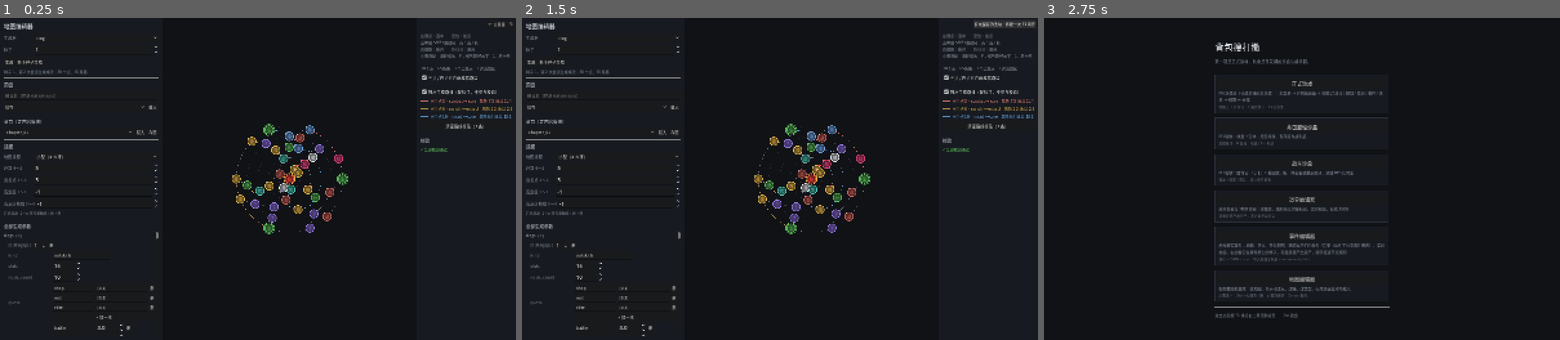
Above: before the commit, frames 1-3 (left to right).
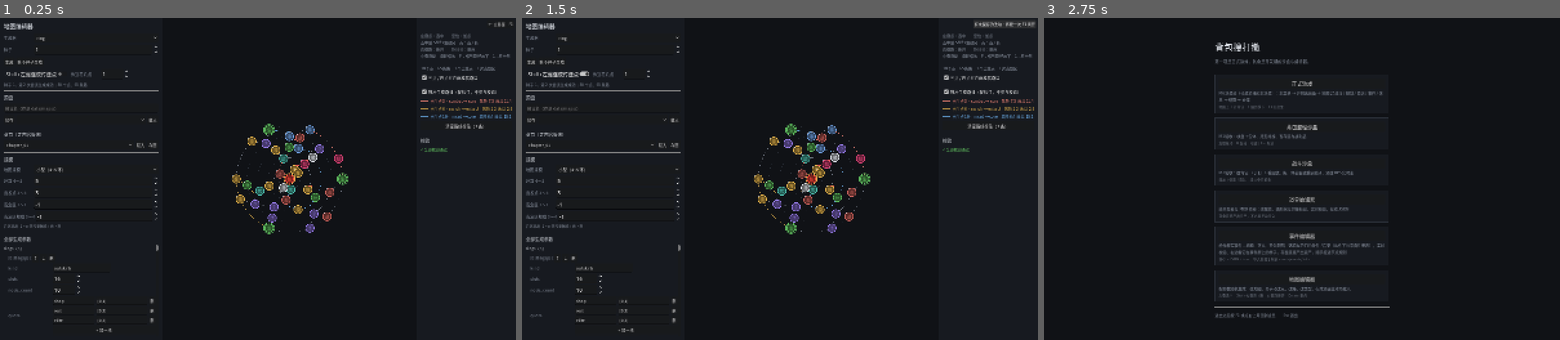
Above: after the commit, the same moments.

Repository: oZlUche/packsoudc
Game: Godot game, scene res://ui/map_editor/map_editor.tscn
Same seed, same stepped clock (60 frames per second), same inputs: the game is played once before the commit and once after it. This scene is started directly instead of the project's main scene.
Inputs (mouse positions are in pixels of both pictures, inside the frame that each line leads up to):
- Up to frame 1 (0.25 s): no input
- Up to frame 2 (1.5 s): click (558, 72) at 0.5 s, where only the run after the commit has a clickable "Shift+左键连成传送点"; click "← 主界面 F1" at 1.25 s
- Up to frame 3 (2.75 s): click "有未保存的改动 · 再按一次 F1 离开" at 2 s

The runs differ from the first frame. In frame 1, 2.5% of the frame differs, in the area x 0-31%, y 16-99%; in frame 2, 2.5%; in frame 3, nothing differs.

Commit message:
feat(map): 第 8 阶段规划与 8-1 传送点 —— portal 边 = teleport 意图，生成器按配置连，校验 / 求解 / 路口剔除，编辑器传送模式（报告 076）
Co-Authored-By: Claude Fable 5.1 <noreply@anthropic.com>

Diff:
--- a/core/map/generators/ring_map_config.gd
+++ b/core/map/generators/ring_map_config.gd
@@ -74,6 +74,12 @@
 @export var zone_soft_cap: int = -1
 ## 一片高危区长成什么样才算数（规模、出入口上限）。写进图的 layout_meta，校验从图上读
 @export var zone_rules: ZoneRules = ZoneRules.new()
+
+@export_group("传送点")
+## 生成时连几条传送点（8-1）：两端隔至少 portal_min_steps 步的两个普通点，走一次花 portal_cost 行动点。0 = 没有
+@export var portal_count: int = 0
+@export var portal_cost: int = 1
+@export var portal_min_steps: int = 4
 
 @export_group("边与槽位")
 ## 单条路径的长度上限：一条边两端最多差几环。生成器只连相邻环，所以 1 就是它会用到的最大值
--- a/core/map/generators/ring_map_generator.gd
+++ b/core/map/generators/ring_map_generator.gd
@@ -121,7 +121,44 @@
 	if not typer.assign(_graph, _cfg, _rng):
 		build_note = "类型分配失败：" + typer.note
 		return null
+	_add_portals()
 	return _graph
+
+
+## 传送点（8-1，报告 076）：类型填完之后连几条 portal 边 —— 两个隔得够远的普通点之间，走一次花 portal_cost 行动点。
+## 它不是「路」：校验、角度求解、路口识别都把它剔掉（[method without_portals]），只有移动与距离认它
+func _add_portals() -> void:
+	if _cfg.portal_count <= 0:
+		return
+	var ids: Array[int] = []
+	for id in _graph.node_ids():
+		if not MapNodeTypes.STRUCTURAL.has(_graph.get_node(id).type):
+			ids.append(id)
+	var used := {}
+	var made := 0
+	var tries := 0
+	while made < _cfg.portal_count and tries < 400 and ids.size() >= 2:
+		tries += 1
+		var a: int = ids[_rng.randi_range(0, ids.size() - 1)]
+		var b: int = ids[_rng.randi_range(0, ids.size() - 1)]
+		if a == b or used.has(a) or used.has(b):
+			continue
+		var dist := MapNavigator.distance_map(_graph, a)
+		if not dist.has(b) or int(dist[b]) < _cfg.portal_min_steps:
+			continue
+		if _graph.connect_nodes(a, b, MapEdge.PORTAL, maxi(0, _cfg.portal_cost)) != null:
+			used[a] = true
+			used[b] = true
+			made += 1
+
+
+## 去掉传送点的副本：生成规则只管「路」，传送点本来就跨很远、可以交叉
+static func without_portals(g: MapGraph) -> MapGraph:
+	var copy := MapGraph.from_dict(g.to_dict())
+	for e in copy.edges.duplicate():
+		if (e as MapEdge).is_portal():
+			copy.remove_edge(e)
+	return copy
 
 
 #region 1–3 节点
@@ -1434,8 +1471,21 @@
 #region 校验
 ## 通用校验之上，再看这一章自己的拓扑规矩。类型相关的（配额、覆盖、路线风险收益）
 ## 属于 M3-3c，这里一条都不查 —— 那时候类型还全是 battle。
+## 传送点不是路（8-1）：先把 portal 边摘下来、按生成规则校验、再装回去（不复制图：复制会丢生成期挂在图上的东西）
 func validate(graph: MapGraph, v: MapValidation) -> void:
-	super(graph, v)
+	var portals: Array = []
+	if graph != null:
+		for e in graph.edges.duplicate():
+			if (e as MapEdge).is_portal():
+				graph.remove_edge(e)
+				portals.append(e)
+	_validate_roads(graph, v)
+	for e in portals:
+		graph.add_edge(e)
+
+
+func _validate_roads(graph: MapGraph, v: MapValidation) -> void:
+	super.validate(graph, v)
 	if graph == null or graph.node_count() == 0:
 		return
 
--- a/core/map/map_edge.gd
+++ b/core/map/map_edge.gd
@@ -4,6 +4,9 @@
 ## 交给布局策略决定；配置表里两个点隔着几格，同样不代表画出来隔多远（5.4.1）。
 class_name MapEdge
 extends RefCounted
+
+## 传送点这一种边（8-1）：两端可以隔很远，走它是一次传送
+const PORTAL := &"portal"
 
 var from_id: int = 0
 var to_id: int = 0
@@ -25,6 +28,10 @@
 
 
 ## 从 [param id] 这一头看过去，对面是谁。不挨着这条路则返回 -1。
+func is_portal() -> bool:
+	return kind == PORTAL
+
+
 func other(id: int) -> int:
 	if id == from_id:
 		return to_id
--- a/core/map/map_junctions.gd
+++ b/core/map/map_junctions.gd
@@ -23,6 +23,8 @@
 	for id in ids:
 		var set := {}
 		for e in graph.edges_of(id):
+			if e.is_portal():
+				continue     # 传送点不算路口的腿
 			set[e.other(id)] = true     # 画图不分方向：单向路也是一条线
 		nbrs[id] = set
 
--- a/core/map/map_navigator.gd
+++ b/core/map/map_navigator.gd
@@ -36,6 +36,8 @@
 	var e := edge_for_step(graph, from_id, to_id)
 	if e == null:
 		return null
+	if e.is_portal():
+		return MoveIntent.teleport(from_id, to_id, e.action_cost)     # 传送点（8-1）：同一条路，另一种意图
 	return MoveIntent.step(from_id, to_id, e.action_cost)
 
 
--- a/core/run/map_travel.gd
+++ b/core/run/map_travel.gd
@@ -113,8 +113,8 @@
 func _check(intent: MoveIntent) -> String:
 	if graph == null or intent == null:
 		return "没有地图"
-	if intent.kind != MoveIntent.STEP:
-		return "还不认识 %s 这种移动方式 —— 底层现在只实现 step" % intent.kind
+	if intent.kind != MoveIntent.STEP and intent.kind != MoveIntent.TELEPORT:
+		return "还不认识 %s 这种移动方式 —— 底层现在实现 step 与 teleport（8-1）" % intent.kind
 	if intent.from_id != current_id:
 		return "意图过期：它以为在 %d，人在 %d" % [intent.from_id, current_id]
 	if MapNavigator.edge_for_step(graph, intent.from_id, intent.to_id) == null:
--- a/core/run/move_intent.gd
+++ b/core/run/move_intent.gd
@@ -8,8 +8,10 @@
 class_name MoveIntent
 extends RefCounted
 
-## 底层唯一实现的一种：走一条边到相邻的点
+## 走一条边到相邻的点
 const STEP := &"step"
+## 传送（8-1，报告 076）：走一条 kind 为 portal 的边，两端可以隔很远；花的行动点是那条边说的，不经过途中任何点
+const TELEPORT := &"teleport"
 
 ## "step"；未来 "teleport" / "waypoint" / …
 var kind: StringName = STEP
@@ -34,6 +36,15 @@
 	return m
 
 
+static func teleport(p_from: int, p_to: int, p_cost: int) -> MoveIntent:
+	var m := MoveIntent.new()
+	m.kind = TELEPORT
+	m.from_id = p_from
+	m.to_id = p_to
+	m.action_cost = p_cost
+	return m
+
+
 func to_dict() -> Dictionary:
 	return {
 		"kind": String(kind), "from": from_id, "to": to_id,
--- a/tests/run_tests.gd
+++ b/tests/run_tests.gd
@@ -75,6 +75,7 @@
 	preload("res://tests/test_character_skills.gd"),
 	preload("res://tests/test_calibration.gd"),
 	preload("res://tests/test_erosion.gd"),
+	preload("res://tests/test_portals.gd"),
 ]
 
 
--- a/tests/test_map_travel.gd
+++ b/tests/test_map_travel.gd
@@ -175,10 +175,10 @@
 	var to: int = g.neighbors(start)[0]
 	var stale := MoveIntent.step(to, g.neighbors(to)[0], 1)
 	t.check(not travel.apply(stale), "意图的起点不是人所在的点 → 拒绝")
-	# 还不认识的移动方式：留给传送 / 定点移动的缝
+	# 还不认识的移动方式：留给定点移动等的缝（传送在 8-1 已实现）
 	var tele := MoveIntent.step(start, to, 1)
-	tele.kind = &"teleport"
-	t.check(not travel.apply(tele), "teleport 还没实现 → 拒绝，不是当 step 走")
+	tele.kind = &"warp"
+	t.check(not travel.apply(tele), "认不得的移动方式 → 拒绝，不是当 step 走（teleport 已在 8-1 实现，这里用 warp 当例子）")
 	t.eq(whys.size(), 5, "每次拒绝一条原因")
 	t.eq(travel.clock.total, 0, "拒绝的一步不花行动点")
 	t.eq(travel.current_id, start, "人没动")
--- /dev/null
+++ b/tests/test_portals.gd
@@ -0,0 +1,126 @@
+## 传送点（第 8 阶段 8-1，报告 076）：kind 为 portal 的边 = 一次传送意图；生成器按配置连；校验、求解、路口都不把它当路；
+## 走它花边上说的行动点、不经过途中；地图与编辑器认得。期望从数据推：配置说连几条就几条。
+extends RefCounted
+
+
+class FakeErosion:
+	var log: Array
+	func _init(p_log: Array) -> void:
+		log = p_log
+	func on_action(_clock: ActionClock, _graph: MapGraph) -> void:
+		log.append("erosion")
+	func move_penalty(_node: MapNode) -> Dictionary:
+		log.append("penalty")
+		return {"hp_damage": 0, "item_risk": 0.0}
+
+
+static func _map(seed: int, portals: int, min_steps: int = 4, cost: int = 2) -> MapGraph:
+	var cfg := RingMapConfig.sample(5)
+	cfg.portal_count = portals
+	cfg.portal_min_steps = min_steps
+	cfg.portal_cost = cost
+	return RingMapGenerator.new().generate(cfg, seed)
+
+
+static func _portals(g: MapGraph) -> Array:
+	var out: Array = []
+	for e in g.edges:
+		if (e as MapEdge).is_portal():
+			out.append(e)
+	return out
+
+
+static func run_intent_and_travel(t: TestCase) -> void:
+	t.begin("传送点 · portal 边解析成 teleport 意图；走它花边上的行动点、不经过途中；结算顺序照旧；不是路口的腿、不参与求解")
+	var g := _map(3, 0)
+	t.not_null(g, "生成一张没有传送点的图")
+	if g == null:
+		return
+	# 手连一条：两个隔得远的点
+	var a: int = g.entry_ids[0]
+	var dist := MapNavigator.distance_map(g, a)
+	var b := -1
+	for id in g.node_ids():
+		if dist.has(id) and int(dist[id]) >= 4 and not MapNodeTypes.STRUCTURAL.has(g.get_node(id).type):
+			b = id
+			break
+	t.check(b >= 0, "找得到隔 4 步以上的点")
+	var before := int(dist[b])
+	var e := g.connect_nodes(a, b, MapEdge.PORTAL, 2)
+	t.check(e != null and e.is_portal(), "连成了传送点")
+	t.check(MapNavigator.available_moves(g, a).has(b), "传送点的另一头是能走到的点")
+	var intent := MapNavigator.resolve_step(g, a, b)
+	t.not_null(intent, "解析得出意图")
+	t.eq(intent.kind, MoveIntent.TELEPORT, "意图是 teleport")
+	t.eq(intent.action_cost, 2, "花边上说的 2 点")
+	t.check(intent.passes_through.is_empty(), "不经过途中任何点")
+	var d2 := MapNavigator.distance_map(g, a)
+	t.eq(int(d2[b]), 1, "有了传送点距离变成 1（原来 %d）" % before)
+	var back := MoveIntent.from_dict(intent.to_dict())
+	t.eq([back.kind, back.from_id, back.to_id, back.action_cost], [MoveIntent.TELEPORT, a, b, 2], "意图存档往返")
+
+	var log := []
+	var clock := ActionClock.new()
+	clock.advanced.connect(func(_total: int, delta: int): log.append("spend:%d" % delta))
+	var travel := MapTravel.new(g, clock)
+	travel.erosion = FakeErosion.new(log)
+	travel.on_node_event = func(node: MapNode): log.append("event:%d" % node.id)
+	t.check(travel.start_at(a), "站到出生点")
+	t.check(travel.step_to(b), "传送过去")
+	t.eq(log, ["spend:2", "erosion", "penalty", "event:%d" % b], "顺序不变：计数（花 2）→ 侵蚀 → 惩罚（只结算目的地）→ 事件")
+	t.eq(travel.current_id, b, "人到了")
+	t.eq(clock.total, 2, "行动点 = 传送的代价，不假定是 1")
+
+	# 求解与路口不认它
+	var layout := MapLayout.for_graph(g)
+	var with := layout.positions(g, Rect2(Vector2.ZERO, layout.canvas_size(g)))
+	var clean := RingMapGenerator.without_portals(g)
+	t.eq(_portals(clean).size(), 0, "剔掉传送点的副本没有 portal 边")
+	t.eq(clean.node_count(), g.node_count(), "点一个不少")
+	var layout2 := MapLayout.for_graph(clean)
+	var without := layout2.positions(clean, Rect2(Vector2.ZERO, layout2.canvas_size(clean)))
+	var same := true
+	for id in with:
+		if not without.has(id) or (Vector2(with[id]) - Vector2(without[id])).length() > 0.5:
+			same = false
+	t.check(same, "有没有传送点，布局的坐标一样（求解器不认它）")
+	var j := MapJunctions.find(g)
+	var j2 := MapJunctions.find(clean)
+	t.eq((j["edge_keys"] as Dictionary).size(), (j2["edge_keys"] as Dictionary).size(), "路口识别不认它")
+	# 存档往返保住 kind
+	var again := MapGraph.from_dict(g.to_dict())
+	t.eq(_portals(again).size(), 1, "图存档往返之后传送点还在")
+	t.check((_portals(again)[0] as MapEdge).action_cost == 2, "代价也在")
+
+
+static func run_generation(t: TestCase) -> void:
+	t.begin("传送点 · 生成器按配置连几条：两端隔得够远、不是结构点、每个点至多一条；校验剔掉它照过；0 条 = 和以前一样")
+	var made := 0
+	var checked := 0
+	for seed in range(1, 12):
+		var g := _map(seed, 2, 4, 1)
+		if g == null:
+			continue
+		checked += 1
+		var ps := _portals(g)
+		t.check(ps.size() <= 2, "种子 %d：至多 2 条（%d）" % [seed, ps.size()])
+		made += ps.size()
+		var clean := RingMapGenerator.without_portals(g)
+		var endpoints := {}
+		for e in ps:
+			var pe := e as MapEdge
+			t.check(not endpoints.has(pe.from_id) and not endpoints.has(pe.to_id), "种子 %d：每个点至多一条传送点" % seed)
+			endpoints[pe.from_id] = true
+			endpoints[pe.to_id] = true
+			t.check(not MapNodeTypes.STRUCTURAL.has(g.get_node(pe.from_id).type) and not MapNodeTypes.STRUCTURAL.has(g.get_node(pe.to_id).type), "种子 %d：两端都是普通点" % seed)
+			var d := MapNavigator.distance_map(clean, pe.from_id)
+			t.check(d.has(pe.to_id) and int(d[pe.to_id]) >= 4, "种子 %d：不走传送点两端隔 %s 步（≥ 4）" % [seed, str(d.get(pe.to_id, "∞"))])
+			t.eq(pe.action_cost, 1, "代价按配置")
+		var v := MapValidation.new()
+		RingMapGenerator.new().validate(g, v)
+		t.check(v.ok(), "种子 %d：带传送点的图照样通过生成规则校验：%s" % [seed, v.to_text()])
+	t.check(checked > 0 and made > 0, "%d 张图里连了 %d 条" % [checked, made])
+	var g0 := _map(3, 0)
+	t.eq(_portals(g0).size(), 0, "配置 0 条 = 没有")
+	var g_again := _map(3, 0)
+	t.eq(g0.to_dict(), g_again.to_dict(), "同种子同图（传送点不影响别的随机）")
--- a/ui/game/map_screen.gd
+++ b/ui/game/map_screen.gd
@@ -296,7 +296,10 @@
 	_view.current_id = intent.to_id
 	var n := _run.map.get_node(intent.to_id)
 	var what: String = MapNodeStyle.of(n.type)["label"]
-	_note(("→ %d %s（花 %d 点）" if first_visit else "→ %d %s，穿行（花 %d 点，这里用过了）") % [intent.to_id, what, intent.action_cost])
+	if intent.kind == MoveIntent.TELEPORT:
+		_note("[color=#b38cff]⇢ %d %s，传送（花 %d 点）%s[/color]" % [intent.to_id, what, intent.action_cost, "" if first_visit else "，这里用过了"])
+	else:
+		_note(("→ %d %s（花 %d 点）" if first_visit else "→ %d %s，穿行（花 %d 点，这里用过了）") % [intent.to_id, what, intent.action_cost])
 	_after_move()
 
 
--- a/ui/map/map_layout.gd
+++ b/ui/map/map_layout.gd
@@ -57,7 +57,18 @@
 	canvas: CanvasItem, _graph: MapGraph, _edge: MapEdge, a: Vector2, b: Vector2,
 	color: Color, width: float, _rect: Rect2 = Rect2()
 ) -> void:
+	if _edge.is_portal():
+		draw_portal(canvas, a, b, width)
+		return
 	canvas.draw_line(a, b, color, width, true)
+
+
+## 传送点（8-1）：虚线、紫色，两端各一个小圈 —— 和普通的路一眼能分开
+static func draw_portal(canvas: CanvasItem, a: Vector2, b: Vector2, width: float) -> void:
+	var color := Color(0.70, 0.55, 1.0, 0.85)
+	canvas.draw_dashed_line(a, b, color, maxf(width, 2.0), 10.0, true)
+	canvas.draw_arc(a, 18.0, 0.0, TAU, 24, color, 1.5, true)
+	canvas.draw_arc(b, 18.0, 0.0, TAU, 24, color, 1.5, true)
 
 
 ## 画在节点与边底下的衬底（环形图的那几圈同心圆）。
--- a/ui/map/ring_layout_base.gd
+++ b/ui/map/ring_layout_base.gd
@@ -73,6 +73,9 @@
 	canvas: CanvasItem, graph: MapGraph, edge: MapEdge, a: Vector2, b: Vector2,
 	color: Color, width: float, rect: Rect2 = Rect2()
 ) -> void:
+	if edge.is_portal():
+		MapLayout.draw_portal(canvas, a, b, width)
+		return
 	var levels := levels_of(graph)
 	var la := int(levels.get(edge.from_id, -1))
 	if la != int(levels.get(edge.to_id, -2)) or la <= 0:
@@ -99,6 +102,8 @@
 	var radial: Array = []
 	var levels := levels_of(graph)
 	for e in graph.edges:
+		if e.is_portal():
+			continue     # 传送点不参与角度求解：它本来就跨很远
 		if int(levels.get(e.from_id, -1)) != int(levels.get(e.to_id, -1)):
 			radial.append([e.from_id, e.to_id])
 	var solver := RingAngleSolver.new()
--- a/ui/map_editor/map_editor.gd
+++ b/ui/map_editor/map_editor.gd
@@ -19,6 +19,9 @@
 var _cfg: Resource = null
 var _dirty: bool = false
 var _selected: int = -1
+## 传送模式（8-1）：Shift+左键连的边是传送点，花 portal_cost 行动点
+var portal_mode: bool = false
+var portal_cost: int = 1
 
 var _view: MapView
 var _gen_pick: OptionButton
@@ -223,6 +226,8 @@
 		e = _graph.edge_between(b, a)
 	if e != null:
 		_graph.remove_edge(e)
+	elif portal_mode:
+		_graph.connect_nodes(a, b, MapEdge.PORTAL, maxi(0, portal_cost))
 	else:
 		var layout := MapLayout.for_graph(_graph)
 		_graph.connect_nodes(a, b, layout.edge_kind(_graph, a, b) if layout != null else &"")
@@ -518,6 +523,19 @@
 	buttons.add_child(_button("生成", func(): generate()))
 	buttons.add_child(_button("换个种子生成", func(): generate_with_new_seed()))
 	col.add_child(buttons)
+	var portal_row := HBoxContainer.new()
+	var portal_toggle := CheckButton.new()
+	portal_toggle.text = "Shift+左键连成传送点"
+	portal_toggle.add_theme_font_override("font", _font)
+	portal_toggle.toggled.connect(func(on: bool): portal_mode = on)
+	portal_row.add_child(portal_toggle)
+	var portal_spin := SpinBox.new()
+	portal_spin.min_value = 0
+	portal_spin.max_value = 9
+	portal_spin.value = portal_cost
+	portal_spin.value_changed.connect(func(v: float): portal_cost = int(v))
+	portal_row.add_child(_pair("传送花几点", portal_spin))
+	col.add_child(portal_row)
 
 	_status = _label("", 12, UiPalette.DIM)
 	_status.autowrap_mode = TextServer.AUTOWRAP_ARBITRARY
Not shown, added: tests/test_portals.gd.uid
Not shown, changed: docs/architecture.md
Not shown, added: docs/reports/076-phase8-plan-and-portals.md
Not shown, changed: docs/status.md
